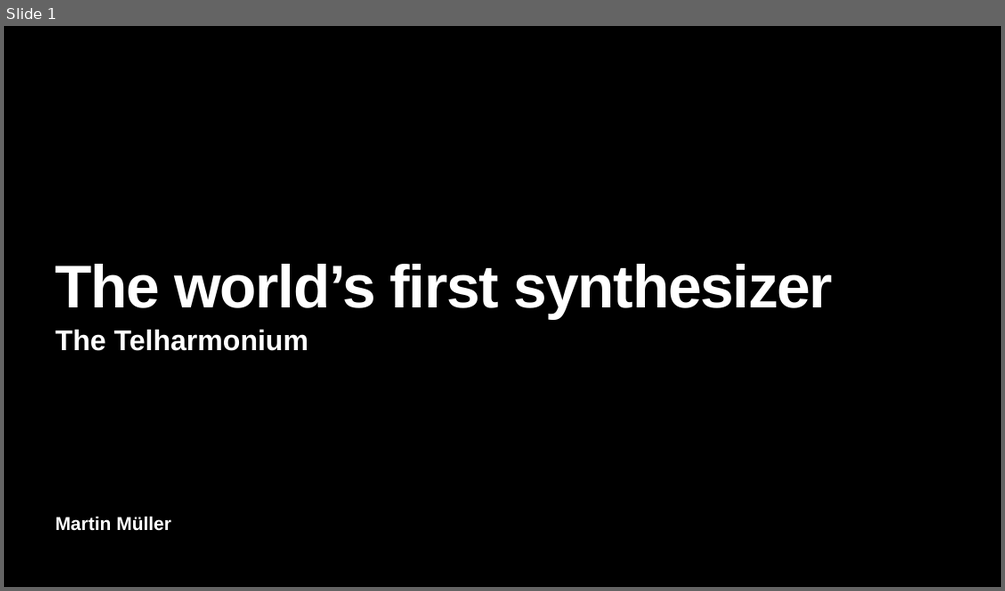
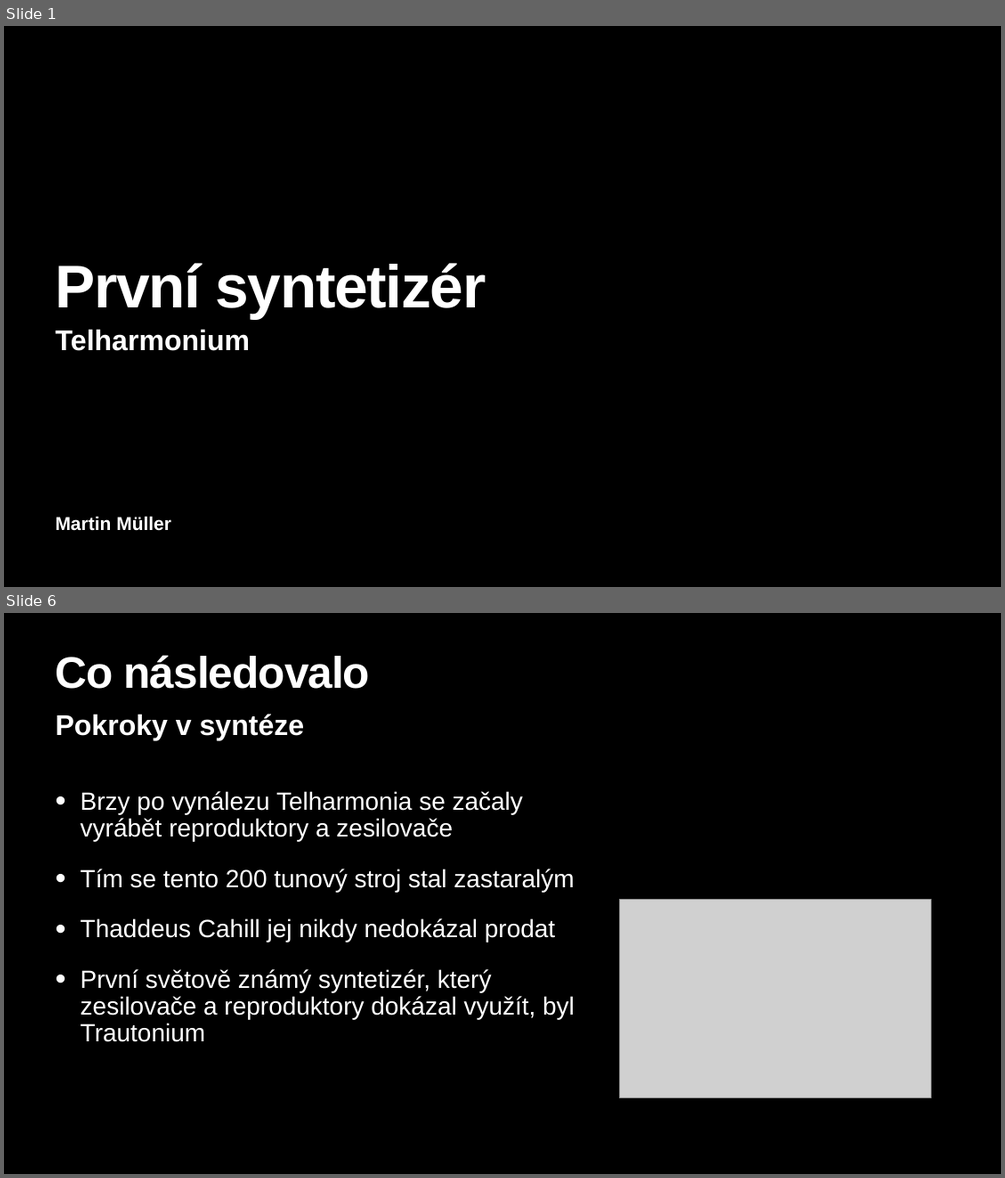
Before and after one commit to MikeOxlongfrfr/goethe, a slide deck: Telharmonium.pptx. Shown one above the other, each under a label of ours: slide 1 before the commit, slides 1 and 6 after it; the slides between them are not shown. The pictures are 1005x591 and 1005x1178 pixels, drawn with LibreOffice and Linux fonts; fonts in the diff are those of the drawing; grey boxes stand for pictures. Boxes give left, top, right and bottom in pixels: in the first picture for what was removed or moved away, otherwise in the second. Text is boxed around its words. In the diff, an @@ line names an element or a change of style, - is before the commit and + after.

```diff
--- a/Telharmonium.pptx
+++ b/Telharmonium.pptx
@@ slide 6 added at <box>4,613,1001,1174</box>, background #000000 @@
@@ title added at <box>56,655,371,689</box>, 85 pt, text #FFFFFF, bold @@
+Co následovalo
@@ text added at <box>56,714,305,740</box>, 55 pt, text #FFFFFF, bold @@
+Pokroky v syntéze
@@ text added at <box>81,791,574,1042</box>, 48 pt, text #FFFFFF @@
+• Brzy po vynálezu Telharmonia se začaly vyrábět reproduktory a zesilovače
+• Tím se tento 200 tunový stroj stal zastaralým
+• Thaddeus Cahill jej nikdy nedokázal prodat
+• První světově známý syntetizér, který zesilovače a reproduktory dokázal využít, byl Trautonium
@@ picture added at <box>619,900,930,1098</box> @@
@@ slide 1 changed as well @@
@@ title at <box>56,263,486,319</box>: text changed @@
-The world’s first synthesizer
+První syntetizér
@@ subtitle at <box>56,329,250,351</box>: text changed @@
-The Telharmonium
+Telharmonium
```
Also in this commit, not shown: 1 other slide changed, 4 other slides added, 5 slides removed, 1 other file.
